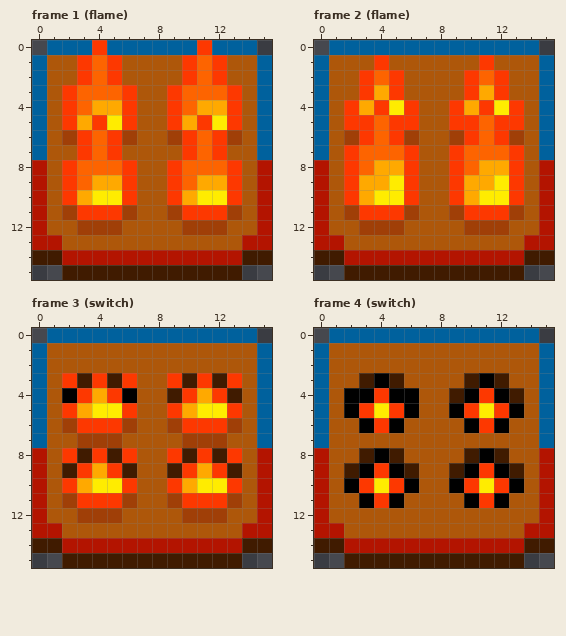
Two states of a pixel-art file, assets/aseprite/spike_dual.ase. This is how it looked before the edit.
16x16 pixels, 8 frames. Shown: frame 1 (flame), frame 2 (flame), frame 3 (switch), frame 4 (switch). The commit also changed other frames, which this record leaves out.
After the commit:
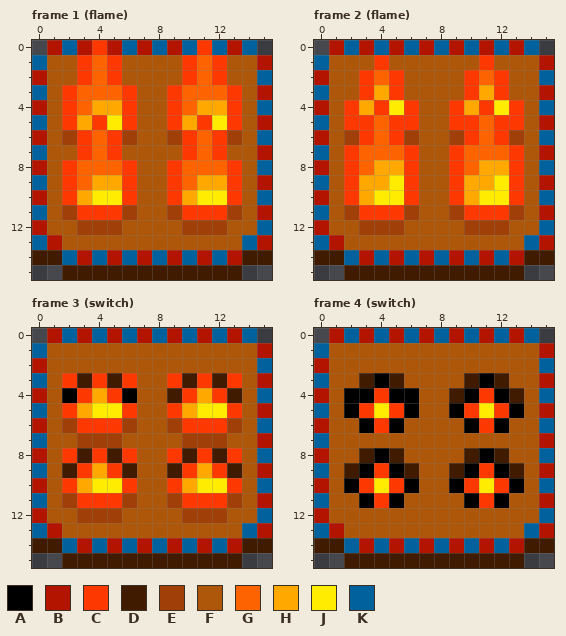
Palette (. is transparent): A #000000  B #b31400  C #fd3800  D #401b00  E #a03f07  F #ae570a  G #fd6400  H #ffa900  J #ffec00  K #00619d
Difference:
Changed rows in their new state; - is an unchanged pixel.
Frame 1 (flame), layer "Tile/Ring":
first column x 0:
 0 -B-B-B-B-B---B--
 1 ---------------B
 2 B---------------
 3 ---------------B
 4 B---------------
 5 ---------------B
 6 B---------------
 7 ---------------B
 8 ---------------K
 9 K---------------
10 ---------------K
11 K---------------
12 ---------------K
13 K-------------K-
14 --K-K-K-K-K-K---
Frame 2 (flame), layer "Tile/Ring":
first column x 0:
 0 -B-B-B-B-B-B-B--
 1 ---------------B
 2 B---------------
 3 ---------------B
 4 B---------------
 5 ---------------B
 6 B---------------
 7 ---------------B
 8 ---------------K
 9 K---------------
10 ---------------K
11 K---------------
12 ---------------K
13 K-------------K-
14 --K-K-K-K-K-K---
Frame 3 (switch), layer "Tile/Ring": the same change as frame 2 (flame)
Frame 4 (switch), layer "Tile/Ring": the same change as frame 2 (flame)
Pixel boxes of the changes (left, top, right, bottom) in both pictures:
changed: (32, 40, 272, 265)
changed: (314, 40, 554, 265)
changed: (32, 328, 272, 553)
changed: (314, 328, 554, 553)
